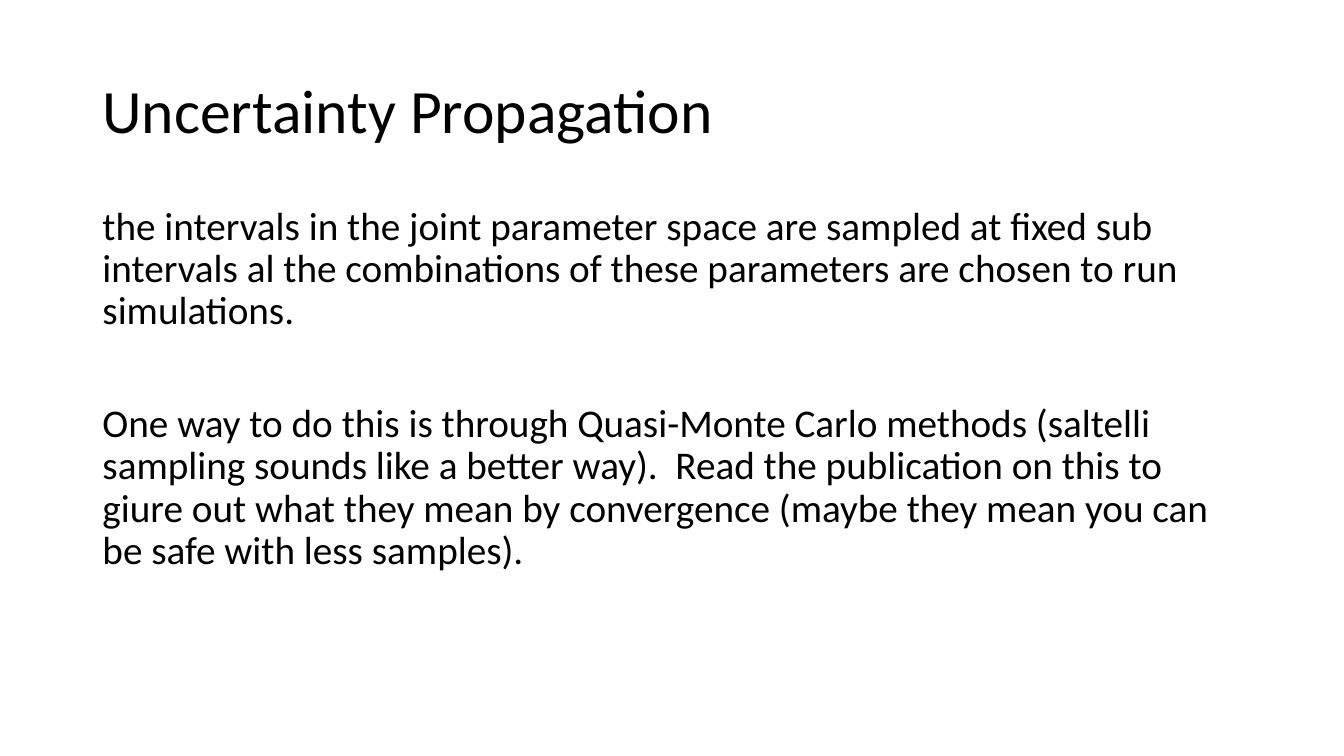
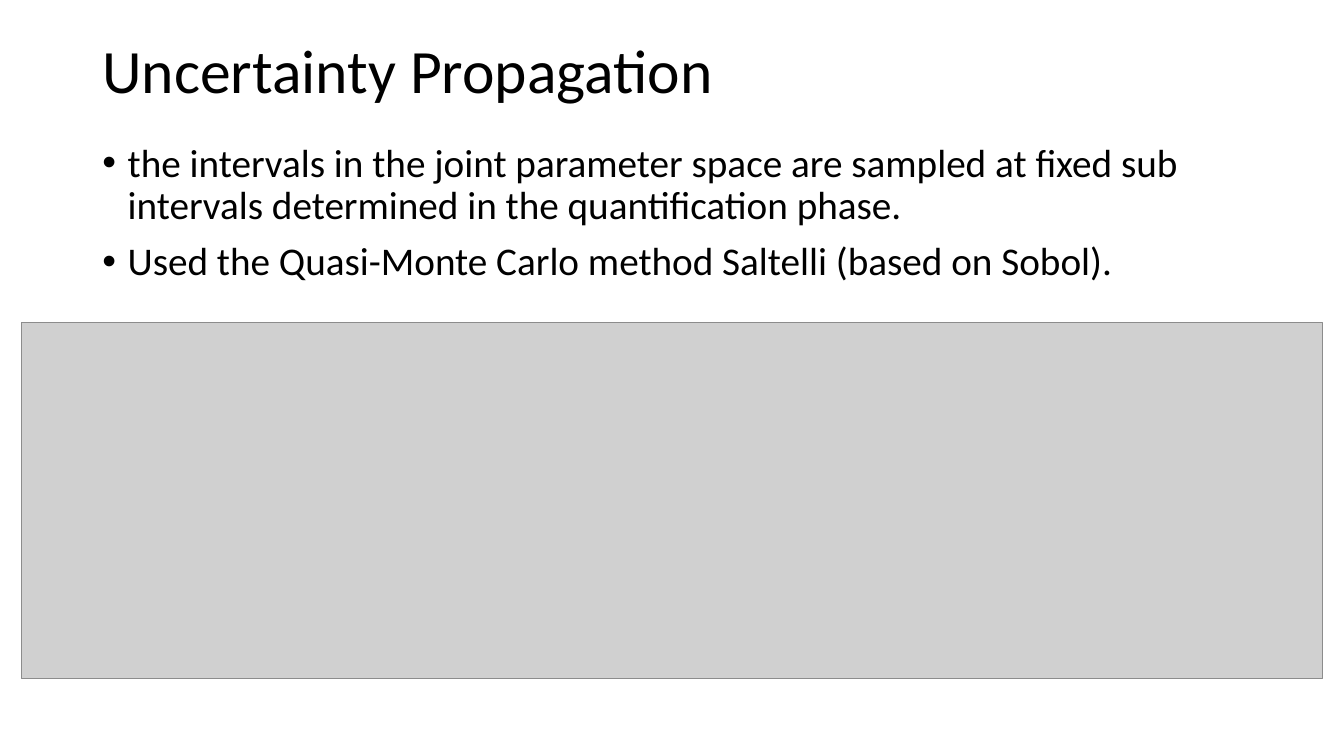
Before and after one commit to Nesp/sdm_exercise, a slide deck: slide 11 of presentation/presentation.pptx (slide 10 before the commit). Drawn at 1344x756 pixels with LibreOffice and Linux fonts; fonts in the diff are those of the drawing; grey boxes stand for pictures. Boxes give left, top, right and bottom in pixels: in the first picture for what was removed or moved away, otherwise in the second. Text is boxed around its words. In the diff, an @@ line names an element or a change of style, - is before the commit and + after.

```diff
--- a/presentation/presentation.pptx
+++ b/presentation/presentation.pptx
@@ title "Uncertainty Propagation": place and size @@
-title "Uncertainty Propagation" at (102,90,712,144)
+title "Uncertainty Propagation" at (102,50,712,104)
@@ text at (128,149,1177,281): text changed @@
-the intervals in the joint parameter space are sampled at fixed sub intervals al the combinations of these parameters are chosen to run simulations.
-One way to do this is through Quasi-Monte Carlo methods (saltelli sampling sounds like a better way). Read the publication on this to giure out what they mean by convergence (maybe they mean you can be safe with less samples).
+• the intervals in the joint parameter space are sampled at fixed sub intervals determined in the quantification phase.
+• Used the Quasi-Monte Carlo method Saltelli (based on Sobol).
@@ picture added at (21,323,1323,679) @@
```
Also in this commit, not shown: 9 other slides changed, 4 slides added, 3 slides removed.
